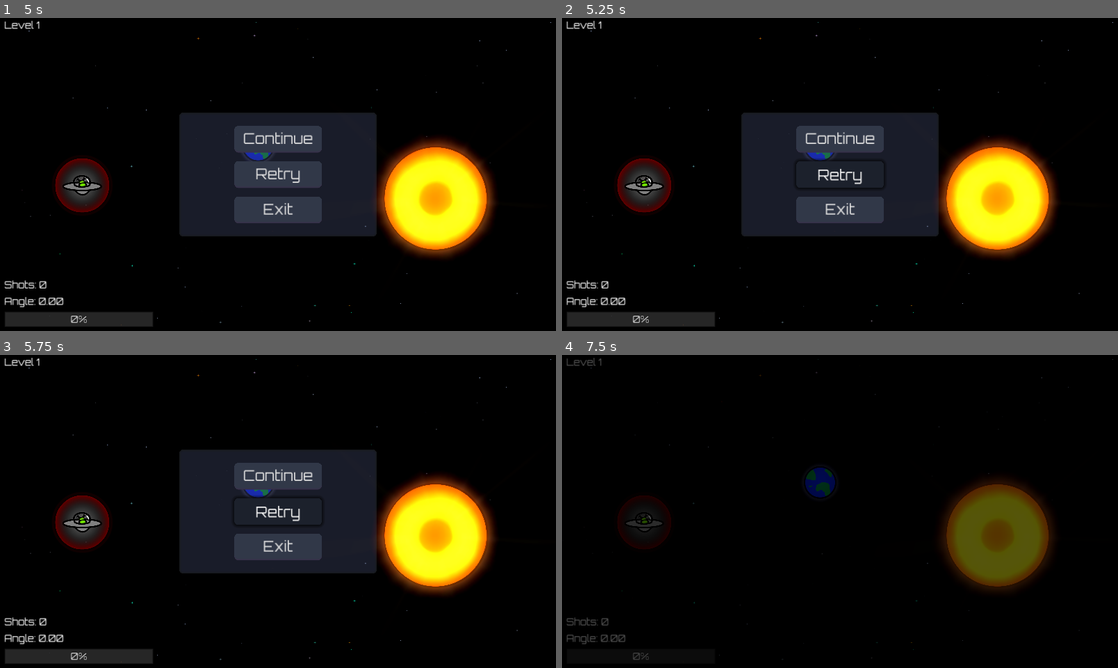
Above: before the commit, frames 1-4 (two rows, left to right).
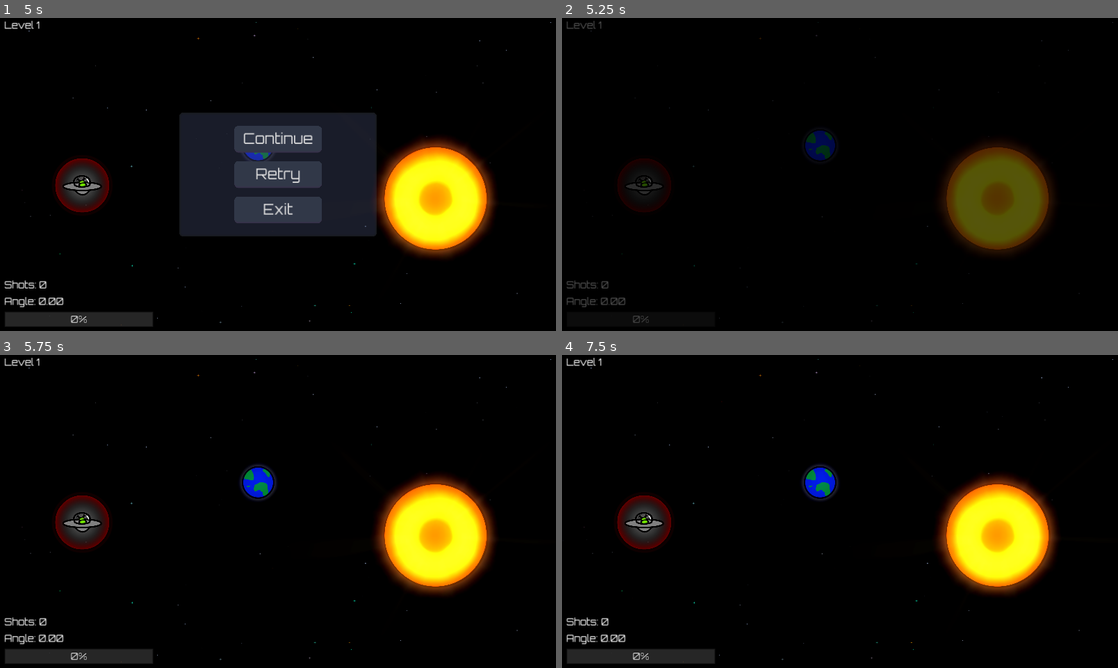
Above: after the commit, the same moments.

Repository: Afterglow375/godot_jam_03
Game: Godot game, scene res://scenes/ui/main_menu.tscn
Two runs of this game, one before a commit and one after it. Both use one fixed random seed, a clock stepped at 60 frames per second and the inputs below.
Inputs (mouse positions are in pixels of both pictures, inside the frame that each line leads up to):
- Up to frame 1 (5 s): click "Start" at 0.5 s; tap Enter at 1.25, 4.25 s; drag from (83, 183) to (433, 199) at 1.27 s; drag from (166, 190) to (433, 199) at 2.02 s; tap Space at 2.75, 4.52 s; move the mouse to (333, 105) at 2.77 s; tap R at 2.85, 4.35 s; click (333, 105) at 2.92 s; drag from (250, 237) to (433, 199) at 3.52 s; move the mouse to (444, 221) at 4.27 s; click (444, 221) at 4.42 s; tap Escape at 4.9 s
- Up to frame 2 (5.25 s): click "Retry" at 5 s
- Up to frame 3 (5.75 s): no input
- Up to frame 4 (7.5 s): click (840, 511) at 5.75 s, where only the run before the commit has a clickable "Retry"; click (840, 511) at 6.5 s, where only the run before the commit has a clickable "Retry"; click (840, 477) at 7.25 s, where only the run before the commit has a clickable "Continue"

Frame 1 is identical in both runs. In frame 2, 23% of the frame differs, in the area x 0-100%, y 0-99%; in frame 3, 14%; in frame 4, 9.5%.

Commit message:
Fix being able to shoot while paused and retry button in pause menu not working

Diff:
--- a/scripts/entities/spaceship.gd
+++ b/scripts/entities/spaceship.gd
@@ -171,6 +171,9 @@
 			break  # End the trajectory
 
 func _process(delta):
+	if GameManager.is_paused():
+		return
+
 	if is_mouse_held:
 		var mouse_pos: Vector2 = get_local_mouse_position()
 		var length: float = mouse_pos.length()
--- a/scripts/ui/pause_menu.gd
+++ b/scripts/ui/pause_menu.gd
@@ -18,6 +18,7 @@
 	level.toggle_pause_menu()
 
 func _on_retry_pressed() -> void:
+	level.toggle_pause_menu()
 	level.reset_level()
 
 func _on_exit_pressed() -> void:
